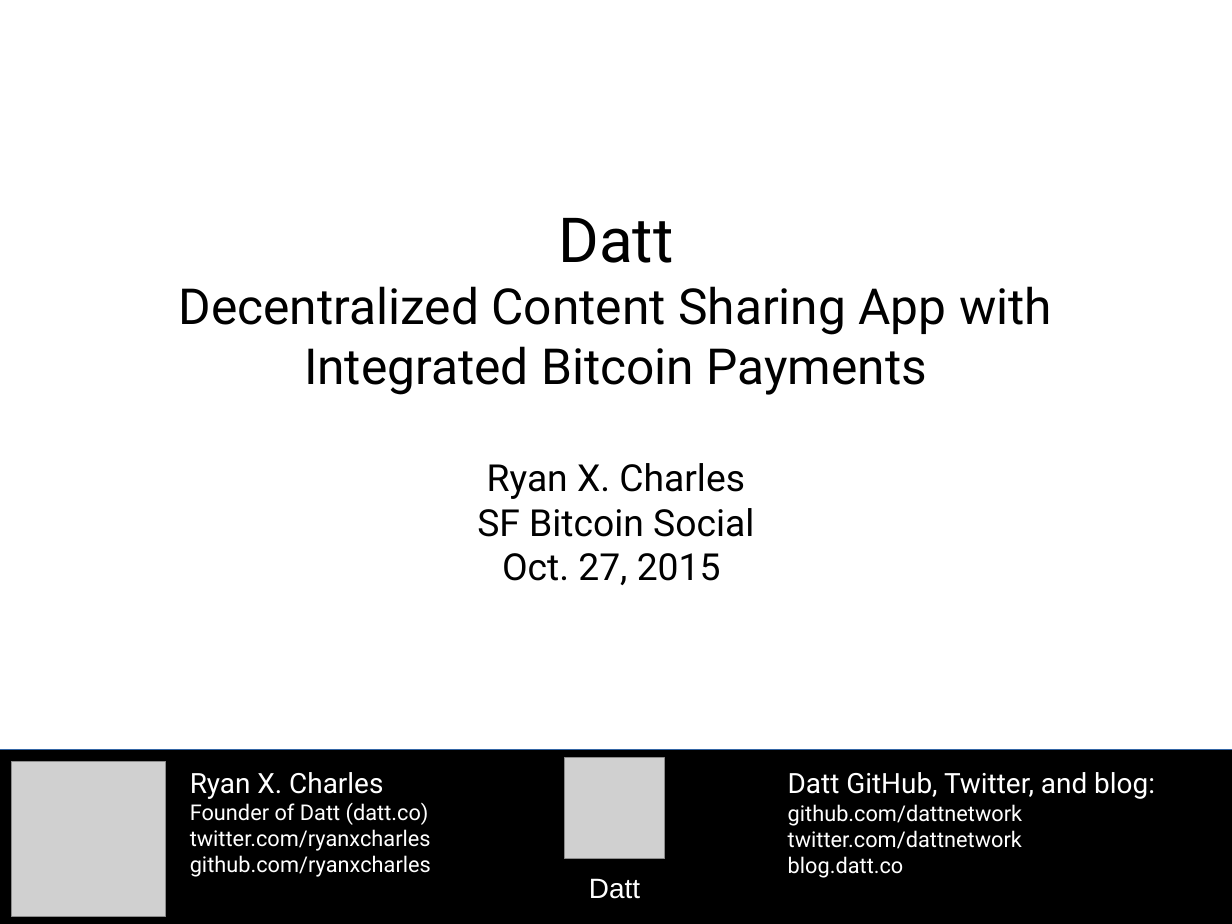
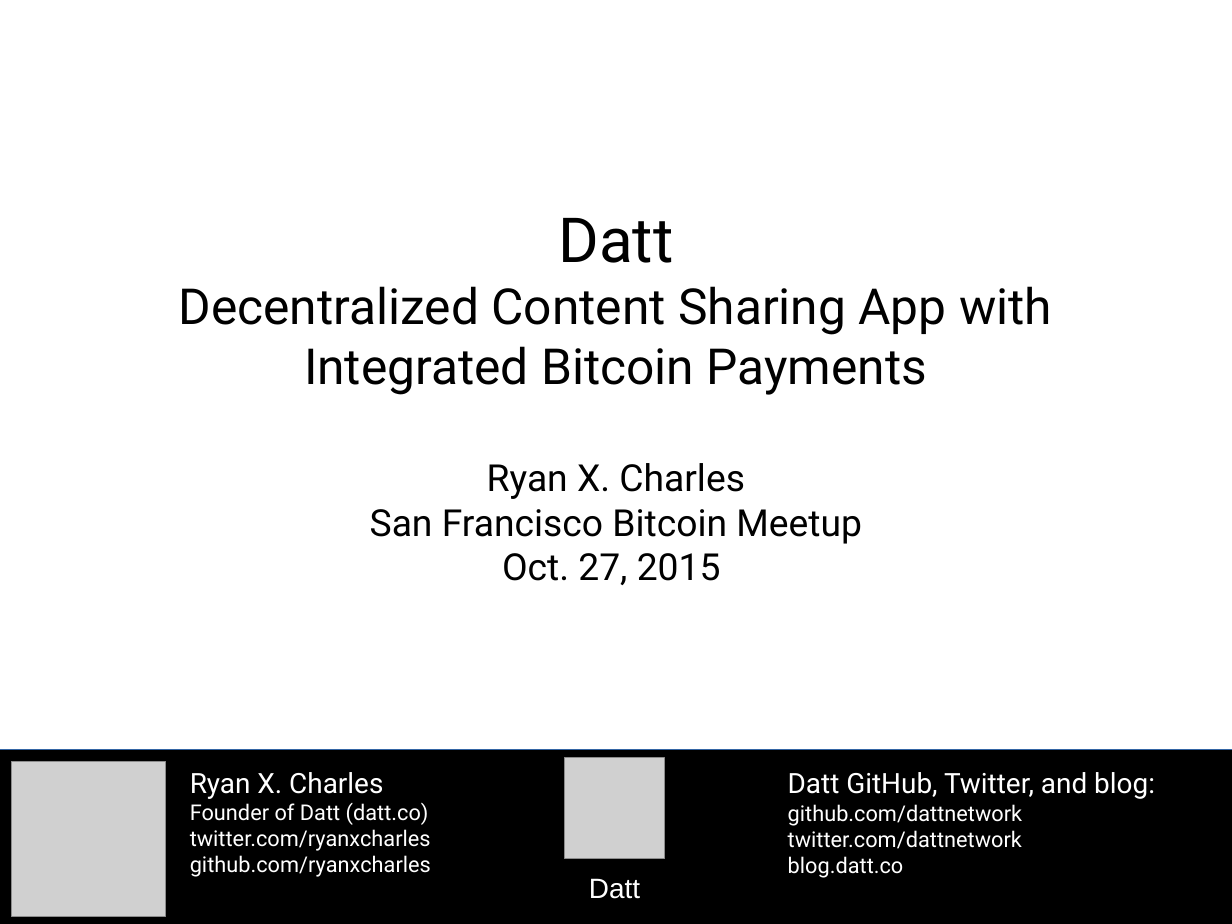
Before and after one commit to moneybutton/yours-core, a slide deck: slide 1 of archive/2015-10-27-datt-sf-bitcoin-social.odp. Drawn at 1232x924 pixels with LibreOffice and Linux fonts; fonts in the diff are those of the drawing; grey boxes stand for pictures. Boxes give left, top, right and bottom in pixels: in the first picture for what was removed or moved away, otherwise in the second. Text is boxed around its words. In the diff, an @@ line names an element or a change of style, - is before the commit and + after.

```diff
--- a/archive/2015-10-27-datt-sf-bitcoin-social.odp
+++ b/archive/2015-10-27-datt-sf-bitcoin-social.odp
@@ subtitle at bbox=[370, 509, 862, 544]: text changed @@
-SF Bitcoin Social
+San Francisco Bitcoin Meetup
```
Also in this commit, not shown: 3 other slides changed, 1 slide removed, 1 other file.
